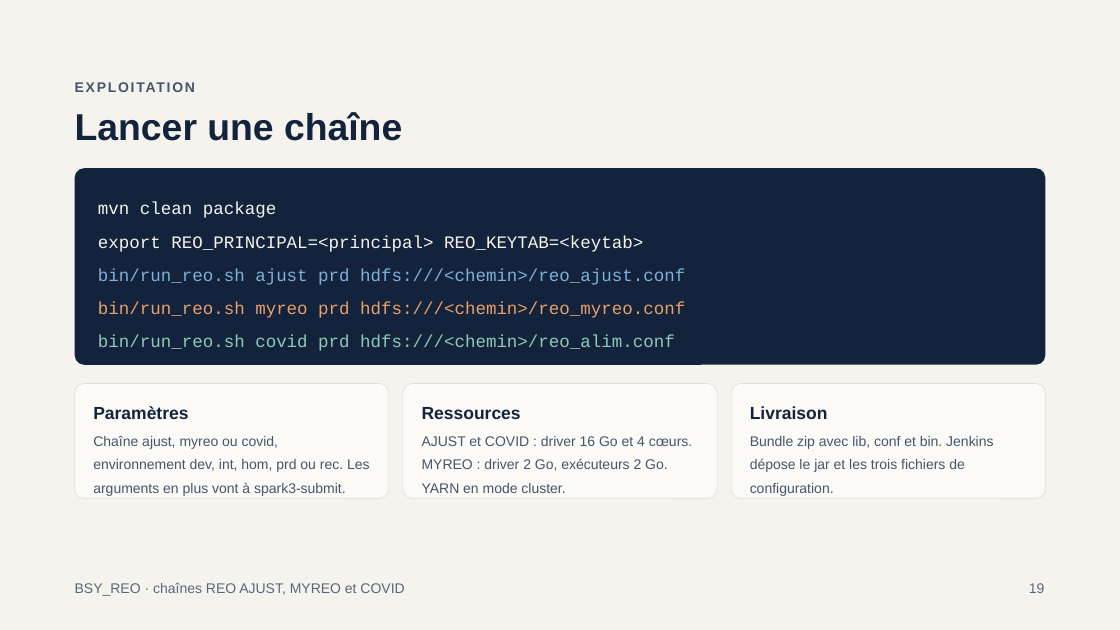
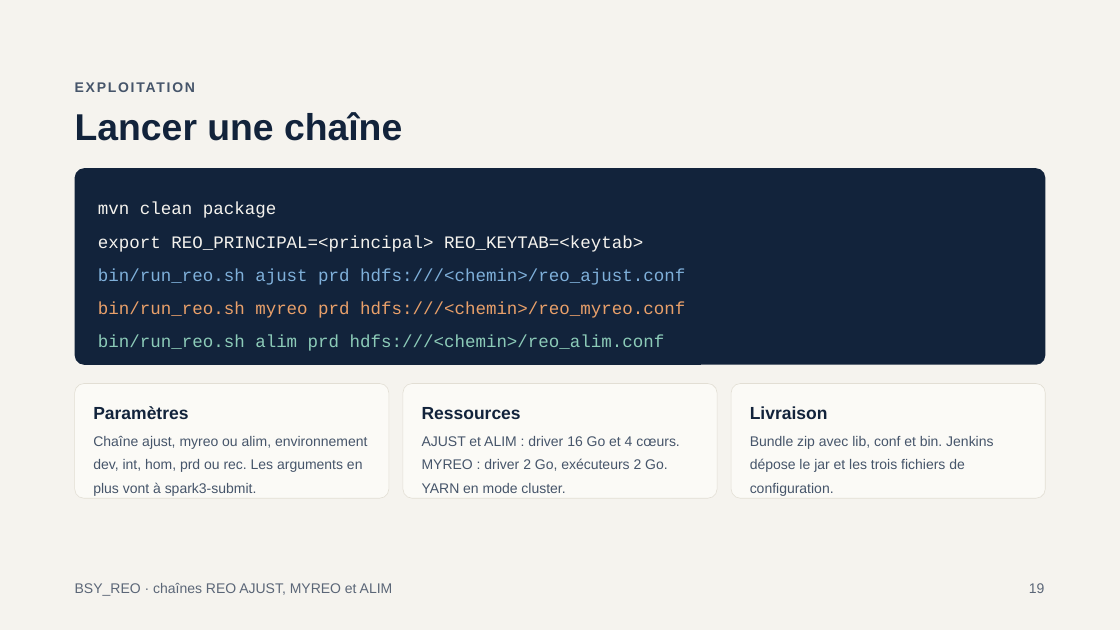
Before and after one commit to mlamouchi001/REO_SCALA, a slide deck: slide 19 of docs/Presentation_BSY_REO.pptx. Drawn at 1120x630 pixels with LibreOffice and Linux fonts; fonts in the diff are those of the drawing. Boxes give left, top, right and bottom in pixels: in the first picture for what was removed or moved away, otherwise in the second. Text is boxed around its words. In the diff, an @@ line names an element or a change of style, - is before the commit and + after.

Commit message:
Suppression du mot Covid : chaine renommee ALIM dans le code, les fichiers et la documentation
- classes, fichiers et tests : Covid -> Alim (AlimReoRunner, FetchSourceAlimReo, MainMapperAlim*, ViewsAlimReo...)
- bin/run_reo.sh : chaine alim (au lieu de covid)
- conf/reo_alim.conf : cles ALIM_RUBRIQUE, ALIM_DIM_SUPERVISION, ALIM_DIM_CONVERSION
- docs : ANALYSE_TALEND_ALIM_REO.md, presentation regeneree

```diff
--- a/docs/Presentation_BSY_REO.pptx
+++ b/docs/Presentation_BSY_REO.pptx
@@ text at bbox=[98, 335, 665, 351]: text changed @@
-bin/run_reo.sh covid prd hdfs:///<chemin>/reo_alim.conf
+bin/run_reo.sh alim prd hdfs:///<chemin>/reo_alim.conf
@@ text at bbox=[93, 436, 367, 496]: text changed @@
-Chaîne ajust, myreo ou covid, environnement dev, int, hom, prd ou rec. Les arguments en plus vont à spark3-submit.
+Chaîne ajust, myreo ou alim, environnement dev, int, hom, prd ou rec. Les arguments en plus vont à spark3-submit.
@@ text at bbox=[422, 436, 679, 493]: text changed @@
-AJUST et COVID : driver 16 Go et 4 cœurs. MYREO : driver 2 Go, exécuteurs 2 Go. YARN en mode cluster.
+AJUST et ALIM : driver 16 Go et 4 cœurs. MYREO : driver 2 Go, exécuteurs 2 Go. YARN en mode cluster.
@@ text at bbox=[75, 583, 393, 596]: text changed @@
-BSY_REO · chaînes REO AJUST, MYREO et COVID
+BSY_REO · chaînes REO AJUST, MYREO et ALIM
```
Also in this commit, not shown: 23 other slides changed, 40 other files.
